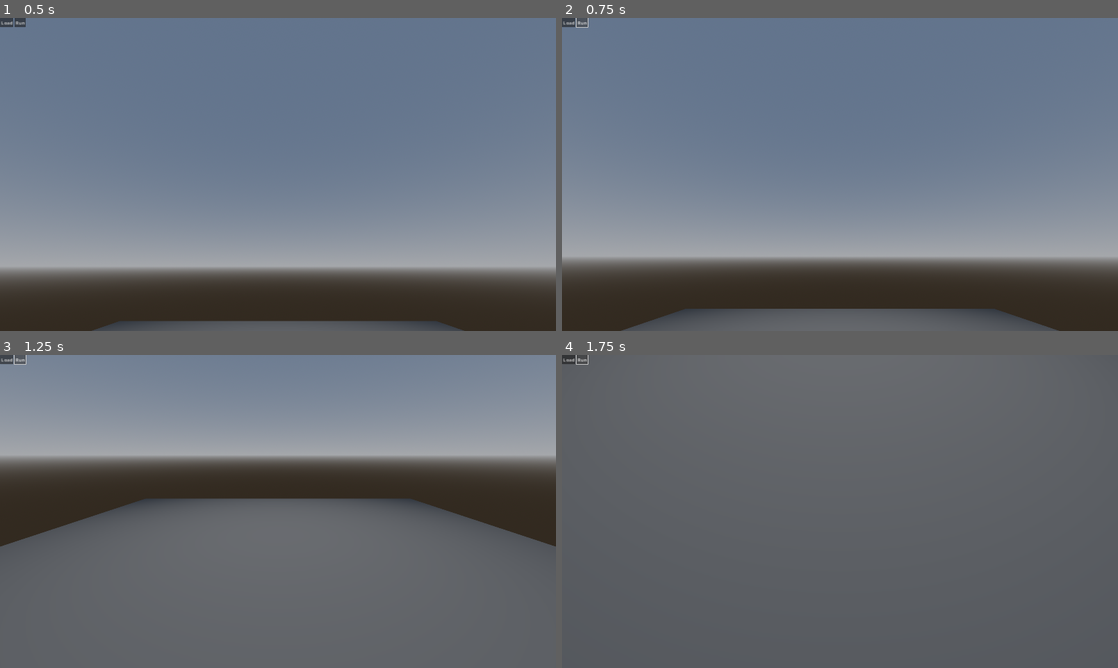
Above: before the commit, frames 1-4 (two rows, left to right).
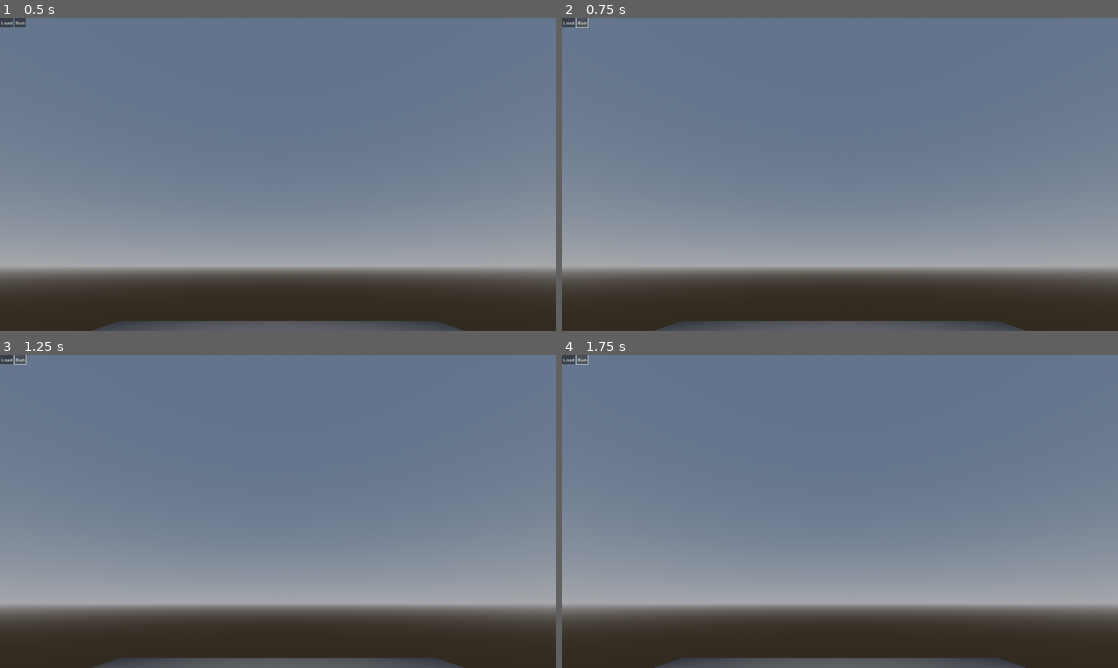
Above: after the commit, the same moments.

Repository: MassiveBattlebotsFan/OpenRobotCombatSim
Game: Godot game, scene res://Combat_UI.tscn
The game is run twice, just before and just after one commit, with the same random seed, the same clock (stepped at 60 frames per second) and the same inputs. This scene is started directly instead of the project's main scene.
Inputs:
- Up to frame 1 (0.5 s): no input
- Up to frame 2 (0.75 s): click "Run" at 0.5 s
- Up to frame 3 (1.25 s): no input
- Up to frame 4 (1.75 s): click "Run" at 1.25 s

Frame 1 is identical in both runs. In frame 2, 9.7% of the frame differs, in the area x 0-100%, y 76-100%; in frame 3, 85%; in frame 4, 96%, in the area x 0-100%, y 0-100%.

Commit message:
Fixed some motor stuff, made recursive motors do recursive motor things (probably), somehow broke reloading in combat scene (not that it ever worked), upped motor speed, made Origin significantly heavier to prevent physics wackiness

Diff:
--- a/CombatConstructionController.gd
+++ b/CombatConstructionController.gd
@@ -3,9 +3,11 @@
 signal part_list_update_items(add : bool, node_reference : Node)
 signal part_list_clear_all_attached()
 
+@export var origins_just_parts = []
 @export var active_placeable_part = {"name" : "", "mesh" : [null, null]}
 @onready var Origin = $Origin
 @onready var part_script = preload("res://RobotPartController.gd")
+@onready var hinge_script = preload("res://RobotHingeController.gd")
 @onready var part_generic_material = preload("res://GenericPartTex.tres")
 
 # Called when the node enters the scene tree for the first time.
@@ -25,7 +27,8 @@
 	#for origin in get_children():
 	#	print("\n", origin, ", ", origin.global_position)
 
-func construct_rigidbody_axle(part, part_name, parent_name):
+func construct_rigidbody_axle(part, part_name, parent_name, thing_to_attach_to):
+	var new_hinge = HingeJoint3D.new()
 	var new_rigidbody = RigidBody3D.new()
 	var new_mesh = MeshInstance3D.new()
 	#var new_coll_mesh = ConcavePolygonShape3D.new()
@@ -37,7 +40,10 @@
 	new_rigidbody.set_script(part_script)
 	new_rigidbody.part_name = part_name
 	new_rigidbody.properties["is_combat"] = true
-	return new_rigidbody
+	new_hinge.set_script(hinge_script)
+	new_hinge.RigidBody = new_rigidbody
+	add_child(new_hinge)
+	return new_hinge
 
 func construct_part(mesh, mesh_name, part_title):
 	var new_part = CollisionShape3D.new()
@@ -61,9 +67,11 @@
 		var axle = get_parent().constructed_motors[mesh_name]["meshes"].filter(func(arr): return arr[0] == axle_name)[0][1]
 		new_part.properties["scalable"] = false
 		new_part.properties["is_motor"] = true
-		new_part.properties["axle"] = construct_rigidbody_axle(axle, axle_name, part_title)
-		new_part.properties["axle"].parents.push_back(new_part)
-		new_part.children.push_back(new_part.properties["axle"])
+		new_part.properties["axle"] = construct_rigidbody_axle(axle, axle_name, part_title, new_part)
+		new_part.add_child(new_part.properties["axle"].RigidBody)
+		print("new_part.properties[\"axle\"]: ", new_part.properties["axle"])
+		new_part.properties["axle"].RigidBody.parents.push_back(new_part)
+		new_part.children.push_back(new_part.properties["axle"].RigidBody)
 	return new_part
 
 func _on_camera_position_controller_part_placed(hover_target):
@@ -137,7 +145,9 @@
 
 func reconstruct_from_csv(data):
 	var origins = []
+	origins_just_parts = []
 	var current_origin = Origin
+	Origin.RigidBody = Origin
 	current_origin.propagate_part_deletion()
 	update_children()
 	var initialized_parts = initialize_parts_from_csv(data)
@@ -148,47 +158,48 @@
 		for child in part["children"]:
 			print(child)
 			if part["part"].properties["is_motor"]:
-				part["part"].properties["axle"].children.push_back(initialized_parts.filter(func(dict): return dict["part"].name == child)[0]["part"])
+				part["part"].properties["axle"].RigidBody.children.push_back(initialized_parts.filter(func(dict): return dict["part"].name == child)[0]["part"])
 			else:
 				part["part"].children.push_back(initialized_parts.filter(func(dict): return dict["part"].name == child)[0]["part"])
 		if part["part"].properties["is_motor"] or part["part"] == Origin:
 			origins.push_back(part)
+			origins_just_parts.push_back(part["part"])
+			part["part"]
 		#part["part"].hide()
 		#part["part"].show()
-	var origins_just_parts = []
-	for origin in origins:
-		origins_just_parts.push_back(origin["part"])
-		if origin["part"] == Origin:
-			continue
-		add_child(origin["part"].properties["axle"])
-		var new_hinge = HingeJoint3D.new()
-		print("origin_axle_properties: ", origin["part"].properties["axle"].get_path())
-		print("origin_parent: ", origin["part"].get_distant_parent().get_path())
-		origin["part"].get_distant_parent().add_child(new_hinge)
-		origin["part"].properties["axle"].global_position = origin["pos"]
-		origin["part"].properties["axle"].global_rotation = origin["rot"]
-		origin["part"].properties["axle"].freeze = true
-		print(Vector3(0,0,0.2).rotated(Vector3(1,0,0), origin["rot"].x).rotated(Vector3(0,1,0), origin["rot"].y).rotated(Vector3(0,0,1), origin["rot"].z))
-		new_hinge.global_position = origin["pos"] #- Vector3(0,0,0.2).rotated(Vector3(1,0,0), origin["rot"].x).rotated(Vector3(0,1,0), origin["rot"].y).rotated(Vector3(0,0,1), origin["rot"].z)
-		new_hinge.global_rotation = origin["rot"]
-		print(new_hinge.global_position)
-		new_hinge.node_a = origin["part"].get_distant_parent().get_path()
-		new_hinge.node_b = origin["part"].properties["axle"].get_path()
-		new_hinge.set_param(HingeJoint3D.PARAM_MOTOR_TARGET_VELOCITY, 2)
-		#new_hinge.set_param(HingeJoint3D.PARAM_LIMIT_RELAXATION, 2)
-		new_hinge.exclude_nodes_from_collision = true
-		new_hinge.set_flag(HingeJoint3D.FLAG_ENABLE_MOTOR, true)
 	Origin.properties["axle"] = Origin
 	Origin.assign_groups_recursive(0, origins_just_parts)
 	for part in initialized_parts:
-		if not part["part"] in origins:
-			print("attached ", part["part"], " to ", origins_just_parts[part["part"].properties["group"]].properties["axle"])
-			origins_just_parts[part["part"].properties["group"]].properties["axle"].add_child(part["part"])
+		#if not part["part"] in origins_just_parts:
+		if part["part"] != origins_just_parts[part["part"].properties["group"]].properties["axle"].RigidBody:
+			print("attached ", part["part"], " to ", origins_just_parts[part["part"].properties["group"]].properties["axle"].RigidBody)
+			origins_just_parts[part["part"].properties["group"]].properties["axle"].RigidBody.add_child(part["part"])
 		part["part"].update_position(part["pos"], false)
 		part["part"].update_rotation(part["rot"], false)
 		part["part"].update_scale(part["scl"])
+	for origin in origins:
+		origin["part"].properties["axle"].RigidBody.continuous_cd = true
+		if origin["part"] == Origin:
+			continue
+		#add_child(origin["part"].properties["axle"])
+		print("origin_axle_properties: ", origin["part"].properties["axle"].get_path())
+		print("origin_parent: ", origin["part"].get_distant_parent().get_path())
+		origin["part"].properties["axle"].RigidBody.freeze = true
+		#print(Vector3(0,0,0.2).rotated(Vector3(1,0,0), origin["rot"].x).rotated(Vector3(0,1,0), origin["rot"].y).rotated(Vector3(0,0,1), origin["rot"].z))
+		print(origin["part"].properties["axle"].global_position)
+		origin["part"].properties["axle"].global_position = origin["pos"]
+		origin["part"].properties["axle"].RigidBody.VisualMesh.global_position = origin["pos"]
+		origin["part"].properties["axle"].global_rotation = origin["rot"]
+		origin["part"].properties["axle"].RigidBody.VisualMesh.global_rotation = origin["rot"]
+		origin["part"].properties["axle"].node_a = origin["part"].get_distant_parent().get_path()
+		origin["part"].properties["axle"].node_b = origin["part"].properties["axle"].RigidBody.get_path()
+		origin["part"].properties["axle"].set_param(HingeJoint3D.PARAM_MOTOR_TARGET_VELOCITY, 6)
+		#new_hinge.set_param(HingeJoint3D.PARAM_LIMIT_RELAXATION, 2)
+		origin["part"].properties["axle"].exclude_nodes_from_collision = false
+		origin["part"].properties["axle"].set_flag(HingeJoint3D.FLAG_ENABLE_MOTOR, true)
+	Origin.mass = 10.0
 	update_children()
 	for origin in origins_just_parts:
 		print("\n", origin.properties["axle"], "\n")
-		for child in origin.properties["axle"].get_children():
+		for child in origin.properties["axle"].RigidBody.get_children():
 			print(child)
--- a/RobotEditorBaseController.gd
+++ b/RobotEditorBaseController.gd
@@ -203,6 +203,6 @@
 	RobotConstruction.reconstruct_from_csv(load_data)
 
 func _on_run_button_pressed():
-	print(RobotConstruction.get_children())
-	for origin in RobotConstruction.get_children():
-		origin.freeze = false
+	print(RobotConstruction.origins_just_parts)
+	for origin in RobotConstruction.origins_just_parts:
+		origin.properties["axle"].RigidBody.freeze = false
--- /dev/null
+++ b/RobotHingeController.gd
@@ -0,0 +1,3 @@
+extends Node
+
+@export var RigidBody : RigidBody3D = null
--- a/RobotPartController.gd
+++ b/RobotPartController.gd
@@ -11,6 +11,7 @@
 @export var local_position = Vector3.ZERO
 @export var local_rotation = Vector3.ZERO
 @export var current_scale = Vector3.ONE
+@export var RigidBody : RigidBody3D = null
 
 func update_local():
 	global_rotation_degrees = round(global_rotation_degrees * CustomDatatypes.VALUE_ROUND) / CustomDatatypes.VALUE_ROUND
@@ -52,9 +53,12 @@
 		return false
 
 func update_position(updated_pos : Vector3, recursive = true):
-	update_position_recursive(updated_pos)
 	if recursive:
+		update_position_recursive(updated_pos)
 		update_local_recursive()
+	else:
+		global_position = updated_pos
+		update_local()
 
 func update_position_recursive(updated_pos : Vector3):
 	var diff = updated_pos - global_position
@@ -128,5 +132,9 @@
 
 func get_distant_parent():
 	if len(parents) == 0:
+		print("get_distant_parent hit tree end at ", get_node(get_path()))
 		return get_node(get_path())
+	if parents[0].properties["is_motor"]:
+		print("get_distant_parent hit motor at ", parents[0].get_node(get_path()), " , current_node: ", get_node(get_path()))
+		return get_node(parents[0].properties["axle"].RigidBody.get_path())
 	return parents[0].get_distant_parent()
--- a/UIController.gd
+++ b/UIController.gd
@@ -197,8 +197,8 @@
 		if selected_node == Origin:
 			print("Cannot delete Origin!")
 			return
+		if selected_node.prepare_delete():
 			selected_node.free()
-		if selected_node.prepare_delete():
 			RobotConstruction.update_children()
 		else:
 			printerr("hover_target failed to prepare for delete, aborting")
